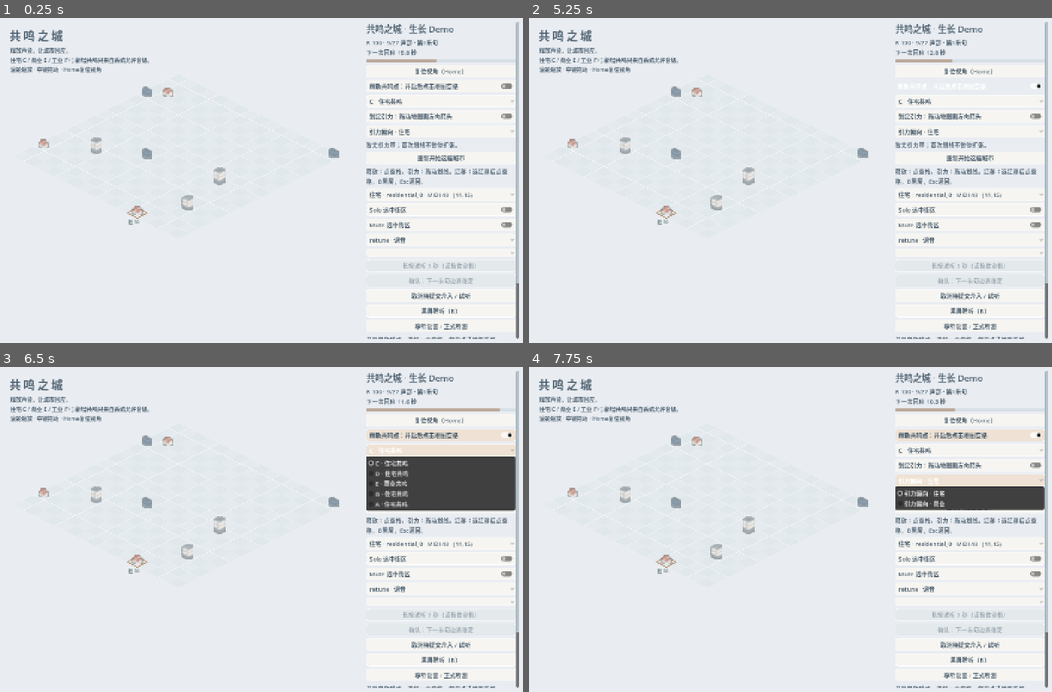
Above: before the commit, frames 1-4 (two rows, left to right).
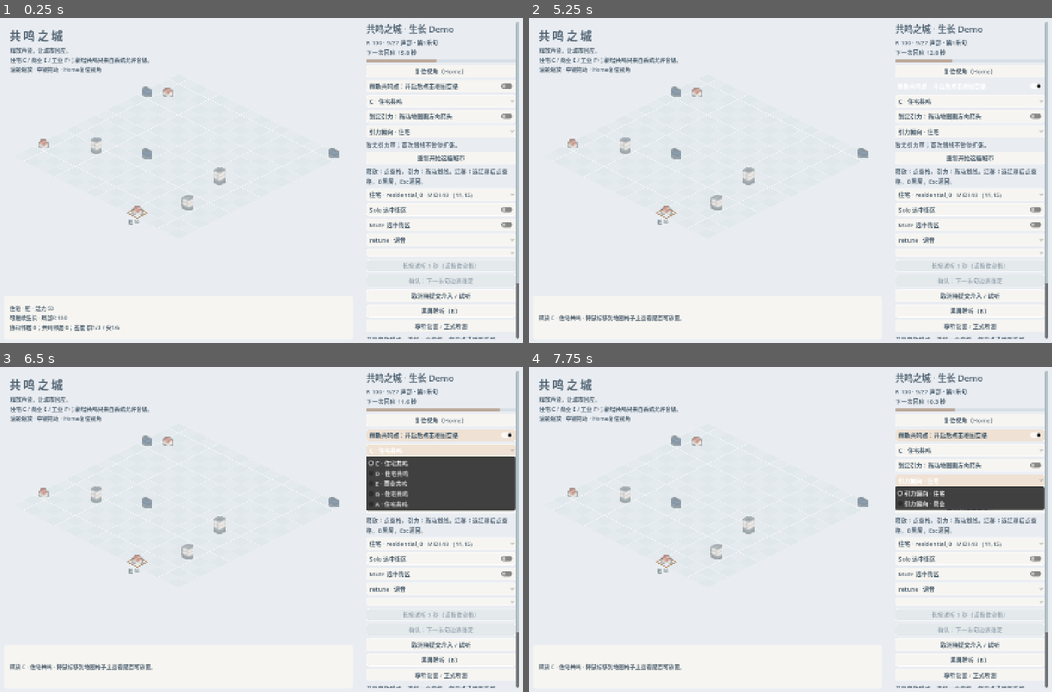
Above: after the commit, the same moments.

Repository: Lbwnb6969/resonance-city
Game: Godot game, scene res://scenes/p0_main.tscn
Same seed, same stepped clock (60 frames per second), same inputs: the game is played once before the commit and once after it.
Inputs:
- Up to frame 1 (0.25 s): no input
- Up to frame 2 (5.25 s): click "取消待提交介入 / 试听" at 0.5 s; click "重新开始这座城市" at 1.25 s; click "重新开始这座城市" at 2 s; click "Solo 选中街区" at 2.75 s; click "Solo 选中街区" at 3.5 s; click "复位视角（Home）" at 4.25 s; click "释放共鸣点：开启后点击地图空格" at 5 s
- Up to frame 3 (6.5 s): click "C · 住宅共鸣" at 5.75 s
- Up to frame 4 (7.75 s): click "划定引力：拖动地图画方向箭头" at 6.5 s; click "引力偏向 · 住宅" at 7.25 s

The runs differ from the first frame. In frame 1, 0.5% of the frame differs, in the area x 1-23%, y 88-97%; in frame 2, 0.4%; in frame 3, 0.4%; in frame 4, 0.4%.

Commit message:
CITY-004: show release legality and pending feedback on the map

Diff:
--- a/scripts/proposals/city_interventions.gd
+++ b/scripts/proposals/city_interventions.gd
@@ -93,6 +93,18 @@
 			return item.duplicate(true)
 	return {}
 
+func release_feedback(midi: int, target: Vector2i) -> Dictionary:
+	if not growth_enabled: return {"allowed":false,"reason":"当前模式不开放共鸣点。"}
+	if bool(lifecycle["ended"]): return {"allowed":false,"reason":"本局已结束，可重新开始。"}
+	if target.x < 0 or target.y < 0 or target.x >= int(growth_values["city"]["width"]) or target.y >= int(growth_values["city"]["height"]):
+		return {"allowed":false,"reason":"请选择地图内的格子。"}
+	if not PackedInt32Array(settings["allowed_pitches"]).has(midi): return {"allowed":false,"reason":"请选择系统提供的音级。"}
+	for district in city:
+		if Schema.cell(district) == target: return {"allowed":false,"reason":"已有建筑或共鸣点，请选择空格。"}
+	if city.size() >= int(growth_values["growth"]["max_entities"])-1:
+		return {"allowed":false,"reason":"声音预算不足，需为新建筑保留一个声部。"}
+	return {"allowed":true,"reason":"可释放；城市会按和声条件回应。"}
+
 func request_release(midi: int, target: Vector2i, rendered_frames: int, audible_frame: float) -> Dictionary:
 	return request({"verb":"release","proposal_id":"release","midi":midi,"target":[target.x,target.y]},rendered_frames,audible_frame)
 
@@ -108,7 +120,9 @@
 			if int(cell[0]) < 0 or int(cell[0]) >= int(growth_values["city"]["width"]) or int(cell[1]) < 0 or int(cell[1]) >= int(growth_values["city"]["height"]): return false
 		return choice["start"] != choice["end"]
 	if choice.get("verb","") == "release":
-		return growth_enabled and city.size() < int(growth_values["growth"]["max_entities"])-1 and PackedInt32Array(settings["allowed_pitches"]).has(int(choice.get("midi",-1))) and _empty_cells().has(choice.get("target"))
+		var target: Variant = choice.get("target")
+		if not target is Array or target.size() != 2: return false
+		return _empty_cells().has(target) and bool(release_feedback(int(choice.get("midi",-1)),Vector2i(int(target[0]),int(target[1])))["allowed"])
 	var item := proposal(str(choice.get("proposal_id","")))
 	if item.is_empty() or _district(item["district_id"]).is_empty():
 		return false
--- a/scripts/ui/p0_main.gd
+++ b/scripts/ui/p0_main.gd
@@ -36,6 +36,7 @@
 var city_view: CityDemoView
 var release_pitch: OptionButton
 var selected_empty := Vector2i(-1,-1)
+var map_notice: Label
 var city_summary: Label
 var condition_text: Label
 var beat_progress: ProgressBar
@@ -246,7 +247,8 @@
 		city_view.preview_cell = Vector2i(-1,-1)
 		city_view.draft_start = Vector2i(-1,-1)
 		_cancel_audition()
-		status.text = "已取消待提交介入。")
+		status.text = "已取消待提交介入。"
+		_update_map_notice())
 	_button("黑屏聆听（B）","Black").pressed.connect(func() -> void: set_black_screen(true))
 	var listening := _button("正式黑屏听测（6练习 + 10正式）","ListeningTest")
 	listening.visible = false
@@ -307,6 +309,26 @@
 	hint.add_theme_font_size_override("font_size",15)
 	hint.mouse_filter = Control.MOUSE_FILTER_IGNORE
 	city_view.add_child(hint)
+	var notice_card := PanelContainer.new()
+	notice_card.name = "MapNotice"
+	notice_card.anchor_top = 1.0
+	notice_card.anchor_right = 1.0
+	notice_card.anchor_bottom = 1.0
+	notice_card.offset_left = 24
+	notice_card.offset_right = -24
+	notice_card.offset_top = -136
+	notice_card.offset_bottom = -18
+	var box := StyleBoxFlat.new()
+	box.bg_color = Color("f6f5f1")
+	box.set_corner_radius_all(8)
+	box.set_content_margin_all(14)
+	notice_card.add_theme_stylebox_override("panel",box)
+	city_view.add_child(notice_card)
+	map_notice = Label.new()
+	map_notice.name = "MapNoticeText"
+	map_notice.autowrap_mode = TextServer.AUTOWRAP_WORD_SMART
+	map_notice.add_theme_font_size_override("font_size",15)
+	notice_card.add_child(map_notice)
 
 func _refresh_district_list() -> void:
 	var selected := _selected_id() if district_select.item_count > 0 and district_select.selected < model.session.city.size() else ""
@@ -329,12 +351,16 @@
 
 func _select_empty(cell: Vector2i) -> void:
 	selected_empty = cell
-	city_view.preview_cell = cell
 	if release_armed:
+		var feedback := model.session.release_feedback(int(release_pitch.get_item_metadata(release_pitch.selected)),cell)
+		if not feedback["allowed"]:
+			status.text = feedback["reason"]
+			return
 		_cancel_audition()
 		var request := model.session.request_release(int(release_pitch.get_item_metadata(release_pitch.selected)),cell,clock.renderer.transport.rendered_frames,clock.renderer.transport.audible_frame)
 		status.text = "共鸣点已选 (%d,%d)，将在下一乐句落定；可点击另一空格替换。" % [cell.x,cell.y] if request["accepted"] else "该位置无法释放，或声音预算已满。"
 	elif verb_select.selected == 1:
+		city_view.preview_cell = cell
 		for index in range(target_select.item_count):
 			if target_select.get_item_metadata(index)["target"] == [cell.x,cell.y]:
 				target_select.select(index)
@@ -425,6 +451,8 @@
 		elif want_preview:
 			status.text = result.get("reason","此方案已失效。")
 	city_view.selected_id = _selected_id()
+	city_view.release_midi = int(release_pitch.get_item_metadata(release_pitch.selected))
+	_update_map_notice()
 	var resonance := model.session.harmony.resonance(model.session.city,model.session.harmony.adjacency(model.session.city))
 	var bar := clock.renderer.transport.phrase_frame(1)
 	var remaining := float(bar)-fposmod(clock.renderer.transport.audible_frame,float(bar))
@@ -453,6 +481,29 @@
 	if clock.underruns > 0 and not black_screen:
 		status.text = "音频下溢 %d 次：本次运行不用于正式听测。" % clock.underruns
 
+func _update_map_notice() -> void:
+	var text := ""
+	if release_armed:
+		var cell := city_view.hover_cell
+		text = "释放 %s · 将鼠标移到地图格子上查看是否可放置。" % release_pitch.get_item_text(release_pitch.selected)
+		if city_view.pointer_inside:
+			text = "释放 %s · (%d,%d)\n%s" % [release_pitch.get_item_text(release_pitch.selected),cell.x,cell.y,model.session.release_feedback(city_view.release_midi,cell)["reason"]]
+	elif city_view.draft_mode:
+		text = "划定引力：在地图内拖出方向箭头。偏向只影响合法扩张位置；重划暂停一乐句。"
+	else:
+		var district: Dictionary = model.session._district(_selected_id())
+		var kind := "住宅" if district["type"] == "residential" else ("商业" if district["type"] == "commercial" else "工业")
+		var details: PackedStringArray = Growth.describe(model.session.city,district).split("\n")
+		text = "%s · %s · 活力 %.0f\n%s" % [kind,district.get("form","胚"),district["vitality"],"\n".join(details.slice(0,mini(2,details.size())))]
+	var pending: Dictionary = model.session.pending
+	if not pending.is_empty():
+		var wait := maxf(0.0,float(pending["frame"])-clock.renderer.transport.audible_frame)/clock.renderer.transport.sample_rate
+		var verb: String = pending.get("verb","")
+		var action := "调音" if verb == "retune" else ("迁移" if verb == "relocate" else ("引力带" if verb == "draft" else "共鸣点"))
+		if verb == "release": action += " (%d,%d)" % [pending["target"][0],pending["target"][1]]
+		text += "\n待落定：%s · %.1f秒；可更换或取消。" % [action,wait]
+	map_notice.text = text
+
 func _audition_finished(skips: int) -> void:
 	preview_skips = skips
 	clock.player.volume_db = 0.0
--- a/scripts/visual/city_demo_view.gd
+++ b/scripts/visual/city_demo_view.gd
@@ -11,6 +11,9 @@
 var hover_cell := Vector2i(-1,-1)
 var preview_cell := Vector2i(-1,-1)
 var release_mode := false
+var release_midi := 48
+var pointer_position := Vector2.ZERO
+var pointer_inside := false
 var draft_mode := false
 var draft_start := Vector2i(-1,-1)
 var sprites: Dictionary = {}
@@ -66,6 +69,9 @@
 			image.set_pixel(x,y,Color(0.85,0.7,0.46,pow(maxf(0.0,1.0-distance),2)*0.7))
 	point_texture = ImageTexture.create_from_image(image)
 	mouse_filter = Control.MOUSE_FILTER_STOP
+	mouse_exited.connect(func() -> void:
+		pointer_inside = false
+		hover_cell = Vector2i(-1,-1))
 
 func _view_origin() -> Vector2:
 	return Vector2(size.x*0.5,float(camera_cfg["origin_y"]))+view_pan
@@ -117,6 +123,10 @@
 	return center
 
 func _gui_input(event: InputEvent) -> void:
+	if event is InputEventMouse:
+		pointer_position = event.position
+		pointer_inside = event.position.y >= float(camera_cfg["header_height"]) and Rect2(Vector2.ZERO,size).has_point(event.position)
+		hover_cell = cell_at(pointer_position) if pointer_inside and not pan_active else Vector2i(-1,-1)
 	if event is InputEventMouseMotion:
 		if pan_active:
 			view_pan += event.relative
@@ -149,6 +159,10 @@
 		var cell := cell_at(event.position)
 		if draft_mode:
 			if cell.x >= 0 and cell.y >= 0 and cell.x < 16 and cell.y < 16: draft_start = cell
+			accept_event()
+			return
+		if release_mode:
+			empty_clicked.emit(cell)
 			accept_event()
 			return
 		if not release_mode:
@@ -207,11 +221,20 @@
 			if occupied.has(cell) and not str(occupied[cell].get("anchor_id","")).is_empty():
 				color = Color("dde2d6") if occupied[cell]["type"] == "residential" else Color("d8e3e7")
 				if occupied[cell].get("is_anchor",false): color = Color("e8ddc3")
-			if cell == hover_cell: color = Color("d3e0df")
+			if cell == hover_cell:
+				color = Color("d3e0df")
+				if release_mode and not session.release_feedback(release_midi,cell)["allowed"]: color = Color("dfc9c7")
 			if cell == preview_cell: color = Color("e8d4bb")
+			var pending_here: bool = session != null and session.pending.get("verb","") == "release" and session.pending["target"] == [cell.x,cell.y]
+			if pending_here: color = Color("e8d4bb")
 			draw_colored_polygon(vertices,color)
 			draw_polyline(PackedVector2Array([vertices[0],vertices[1],vertices[2],vertices[3],vertices[0]]),Color(1.0,1.0,1.0,0.38),0.6,true)
 	if session == null: return
+	if session.pending.get("verb","") == "release":
+		var target: Array = session.pending["target"]
+		var center := point(Vector2i(target[0],target[1]))
+		draw_circle(center,9.0*view_zoom,Color("d2af79"))
+		draw_arc(center,13.0*view_zoom,0,TAU,32,Color("ba9673"),1.5,true)
 	if not session.gravity_band.is_empty():
 		var band: Dictionary = session.gravity_band
 		_draw_band(Vector2i(band["start"][0],band["start"][1]),Vector2i(band["end"][0],band["end"][1]),Color("93ba9e") if band["bias"] == "residential" else Color("83b0c6"))
@@ -258,6 +281,7 @@
 func _process(delta: float) -> void:
 	if session == null or buildings == null: return
 	_sample_camera(delta)
+	hover_cell = cell_at(pointer_position) if pointer_inside and not pan_active else Vector2i(-1,-1)
 	if pan_active and not Input.is_mouse_button_pressed(MOUSE_BUTTON_MIDDLE): pan_active = false
 	var clock := get_node("/root/AudioClock")
 	var audible := float(clock.renderer.transport.audible_frame)
--- a/tests/growth_demo_smoke.gd
+++ b/tests/growth_demo_smoke.gd
@@ -20,8 +20,12 @@
 			chosen = Vector2i(cell[0],cell[1])
 			break
 	assert(chosen.x >= 0)
+	if "--placement" in OS.get_cmdline_user_args(): await _check_placement(main,chosen)
 	main._select_empty(chosen)
 	assert(main.model.session.pending.get("verb") == "release")
+	main.release_button.set_pressed_no_signal(false)
+	main.release_armed = false
+	main.city_view.release_mode = false
 	var forms: Dictionary = {}
 	for phrase in range(12):
 		var at: int = main.model.next_boundary
@@ -221,3 +225,50 @@
 	assert(family.gravity_band == band and family.pending.is_empty())
 	assert(not family.request_draft(Vector2i(8,8),Vector2i(8,8),"residential",4*period,4*period)["accepted"])
 	print("DRAFT_POLICY PASS actual_position_change + same_type_pitch + no_stat_bonus + unchanged_rng + fork_pause + cancel")
+
+
+func _check_placement(main: Control, chosen: Vector2i) -> void:
+	main.release_button.button_pressed = true
+	var view: Control = main.city_view
+	var before: Dictionary = main.model.session.snapshot()
+	var motion := InputEventMouseMotion.new()
+	motion.position = view.point(chosen)
+	view._gui_input(motion)
+	view.zoom_at(motion.position,1.7)
+	await create_timer(float(view.camera_cfg["smooth_seconds"])+0.05).timeout
+	assert(view.hover_cell == chosen and main.model.session.snapshot() == before)
+	assert(main.model.session.release_feedback(48,chosen)["allowed"])
+	var click := InputEventMouseButton.new()
+	click.button_index = MOUSE_BUTTON_LEFT
+	click.pressed = true
+	click.position = motion.position
+	view._gui_input(click)
+	await process_frame
+	await process_frame
+	assert(main.model.session.pending.get("verb","") == "release" and main.map_notice.text.contains("待落定"))
+	var pending: Dictionary = main.model.session.pending.duplicate(true)
+	var occupied := Vector2i(main.model.session.city[0]["footprint"][0][0],main.model.session.city[0]["footprint"][0][1])
+	click.position = view.point(occupied)
+	view._gui_input(click)
+	assert(main.model.session.pending == pending and main.status.text.contains("已有"))
+	assert(not main.model.session.release_feedback(48,Vector2i(-1,0))["allowed"])
+	assert(not main.model.session.release_feedback(49,chosen)["allowed"])
+	motion.position = view.point(chosen)
+	view._gui_input(motion)
+	await process_frame
+	await process_frame
+	if DisplayServer.get_name() != "headless":
+		await RenderingServer.frame_post_draw
+		get_root().get_texture().get_image().save_png("res://验证记录/Demo/释放位置反馈.png")
+	main.controls.get_node("Cancel").pressed.emit()
+	await process_frame
+	assert(main.model.session.pending.is_empty() and main.model.session.city == before["city"] and main.model.session.rng.snapshot() == before["rng"])
+	assert(not main.map_notice.text.contains("待落定"))
+	var fork = main.model.session.fork()
+	fork.lifecycle["ended"] = true
+	assert(not fork.release_feedback(48,chosen)["allowed"])
+	main.release_button.button_pressed = false
+	view.reset_view()
+	await create_timer(float(view.camera_cfg["smooth_seconds"])+0.05).timeout
+	main.release_armed = true
+	print("DEMO_PLACEMENT PASS readonly_hover + zoom_cursor + actual_click + rejected_cell_preserves_pending + cancel + ended_guard")
--- a/数据/spec_values.json
+++ b/数据/spec_values.json
@@ -425,7 +425,7 @@
   },
   "sources": {
     "spec.audio.md": "d64268ff1e77ead40288c02cb446d0b28fa7df71635871dfb6b9e08e1fe9082d",
-    "spec.city.md": "c58bd07604212d3f0e2917ac7136a9d9605e3d9547d6ba87bcce375c2500eb04",
+    "spec.city.md": "db30c3ed5e2d8c780020e2b041019965389ff45f4b03590764a1c9fe27e2f0f1",
     "spec.harmony.md": "271229aac6b30d27bd6588c0f44564dd2dc3aae8328ab4ab1b0d67230435dff2",
     "spec.proposal.md": "e36ae7db6a24f5e066c5686336b3b8d5a6c115657a84191ea8a2324091073166",
     "spec.ui.md": "ed80040a4a8228106e0e6f5865b2d52739a243071282ee089bd6d779834301d2"
Binary file changed: 验证记录/Demo/城市生长.png
Binary file added: 验证记录/Demo/废弃/2026-10-08_放置提示前/城市生长.png
Binary file added: 验证记录/Demo/释放位置反馈.png
Not shown, changed: PROJECT.md
Not shown, changed: 文档/01_执行规格/spec.city.md
Not shown, changed: 文档/02_验收/DOD.md
Not shown, changed: 文档/Demo快速开始.md
Not shown, added: 文档/废弃/2026-10-08_旧交接入口/执行交接-P0.md
Not shown, added: 文档/废弃/2026-10-08_旧交接入口/执行交接-城市生长.md
Not shown, changed: 文档/执行交接-P0.md
Not shown, changed: 文档/执行交接-城市生长.md
Not shown, changed: 文档/执行日志-P0.md
(and 2 more such lines)
